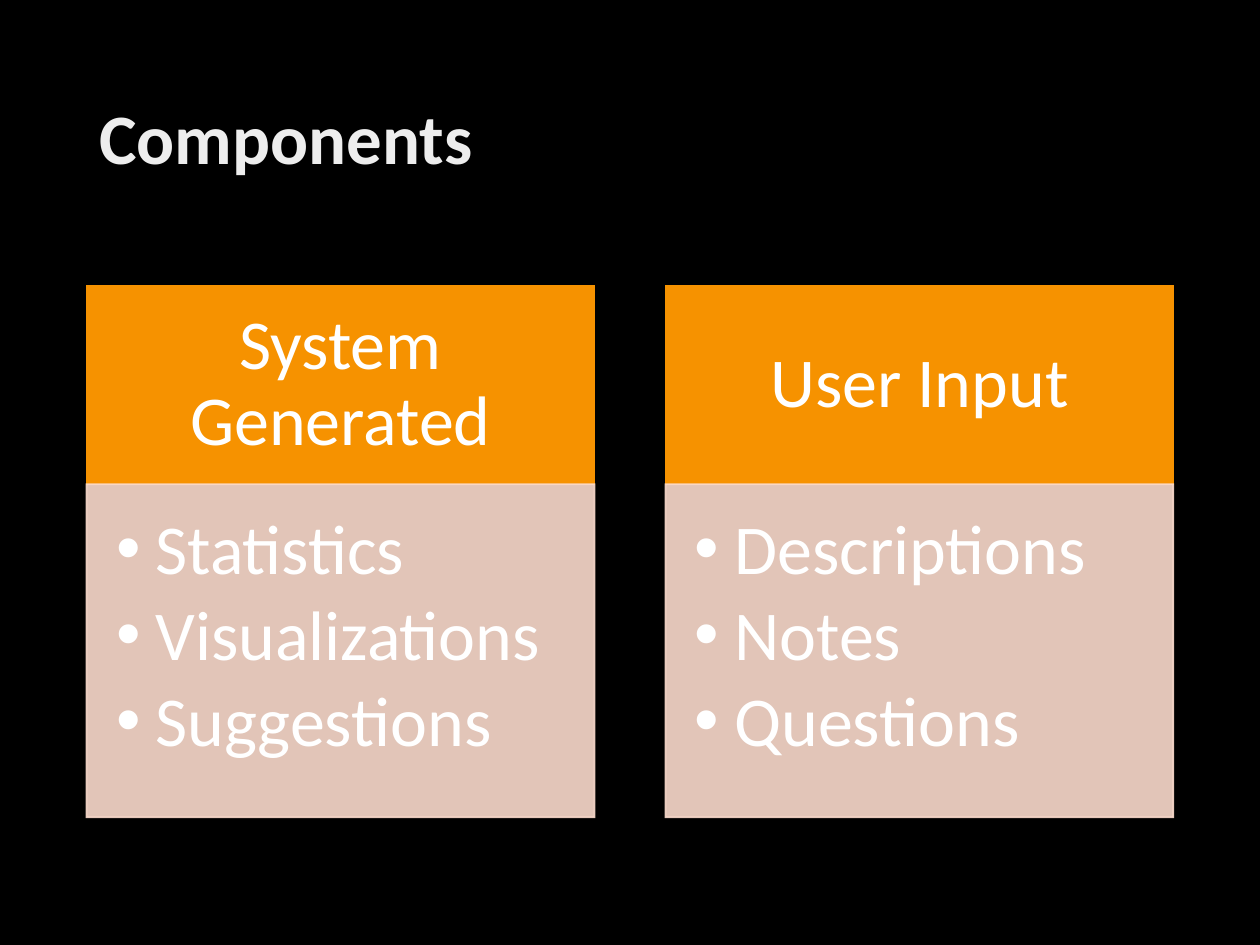
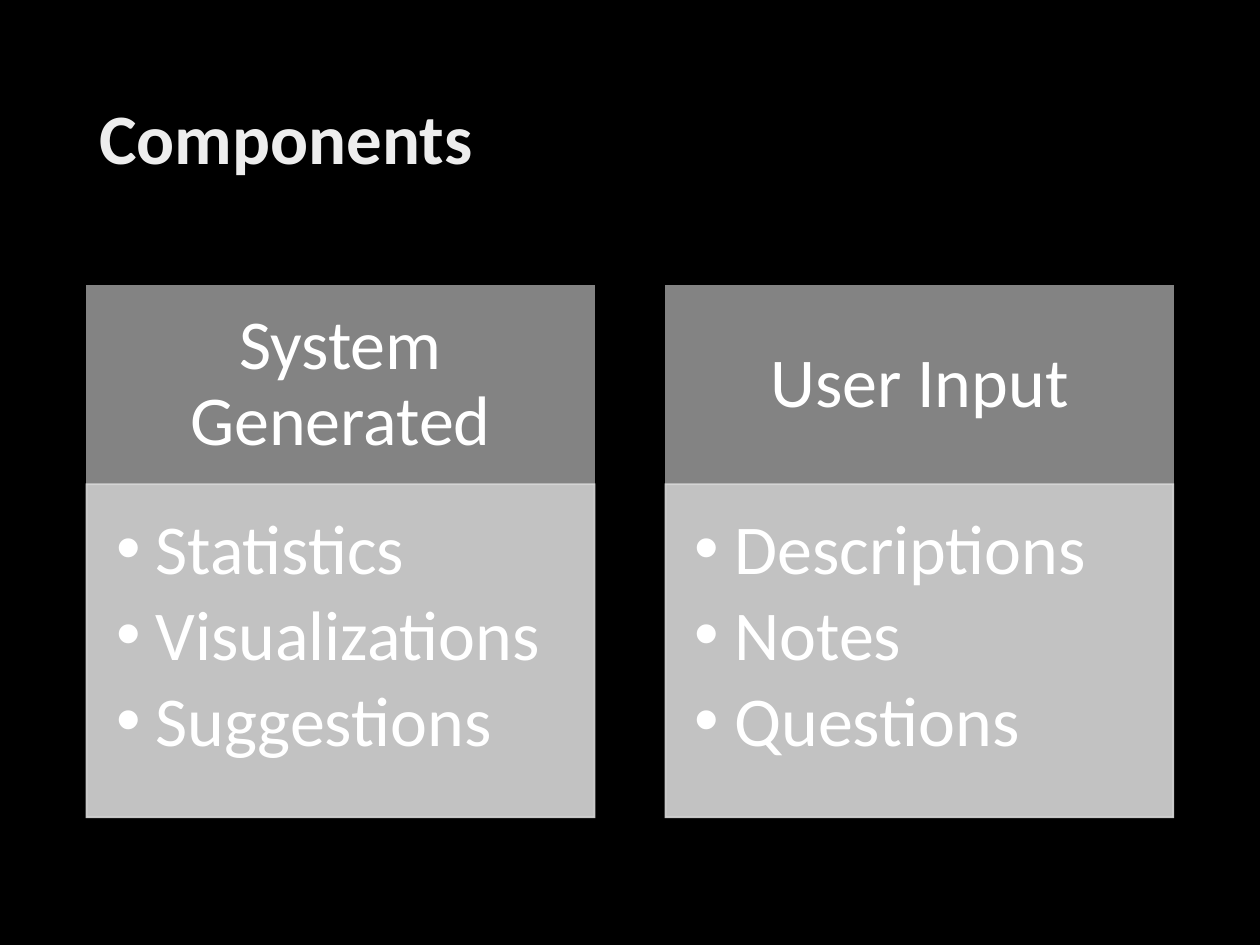
Before and after one commit to jannah/MetaReader, a slide deck: slide 6 of MetaReader.pptx. Drawn at 1260x945 pixels with LibreOffice and Linux fonts; fonts in the diff are those of the drawing; background and template pictures are left out. Boxes give left, top, right and bottom in pixels: in the first picture for what was removed or moved away, otherwise in the second. Text is boxed around its words. In the diff, an @@ line names an element or a change of style, - is before the commit and + after.

```diff
--- a/MetaReader.pptx
+++ b/MetaReader.pptx
@@ rectangle at (87, 286, 595, 485): fill #F69200 to #838383; outline #F69200 1 pt to #838383 1 pt @@
@@ rectangle at (665, 286, 1173, 485): fill #F69200 to #838383; outline #F69200 1 pt to #838383 1 pt @@
@@ rectangle at (87, 484, 595, 816): fill #FBDCCC at 90% opacity to #D9D9D9 at 90% opacity; outline #FBDCCC 1 pt to #D9D9D9 1 pt @@
@@ rectangle at (665, 484, 1173, 816): fill #FBDCCC at 90% opacity to #D9D9D9 at 90% opacity; outline #FBDCCC 1 pt to #D9D9D9 1 pt @@
```
Also in this commit, not shown: 4 other slides changed, 2 other files.
